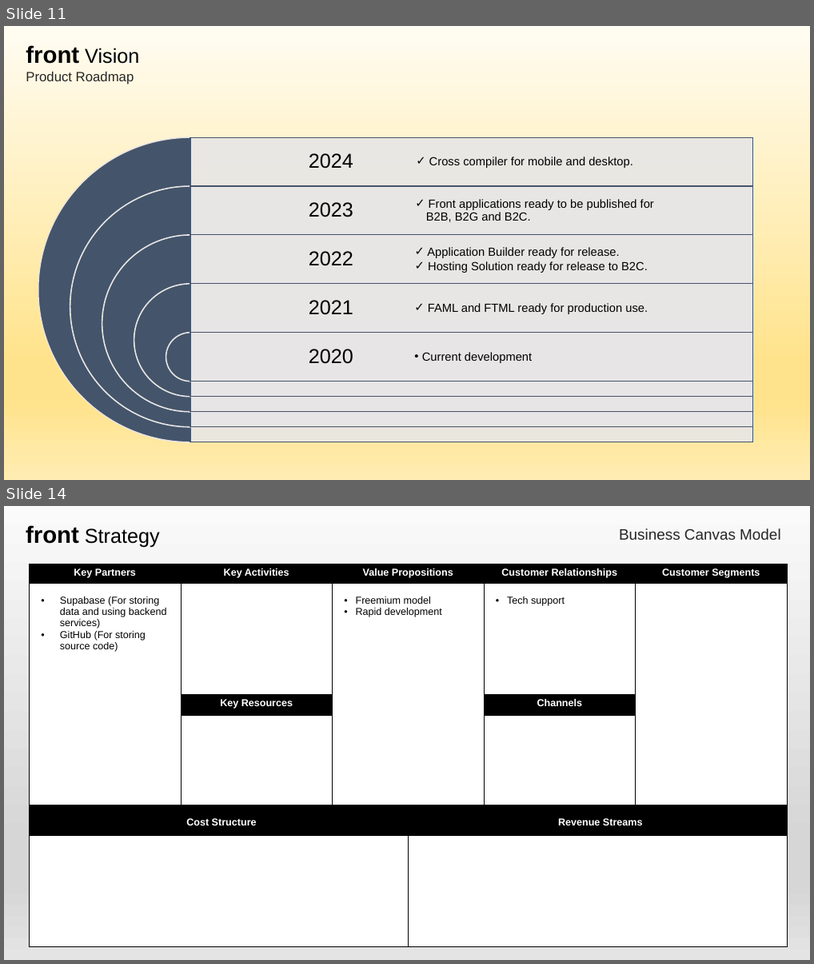
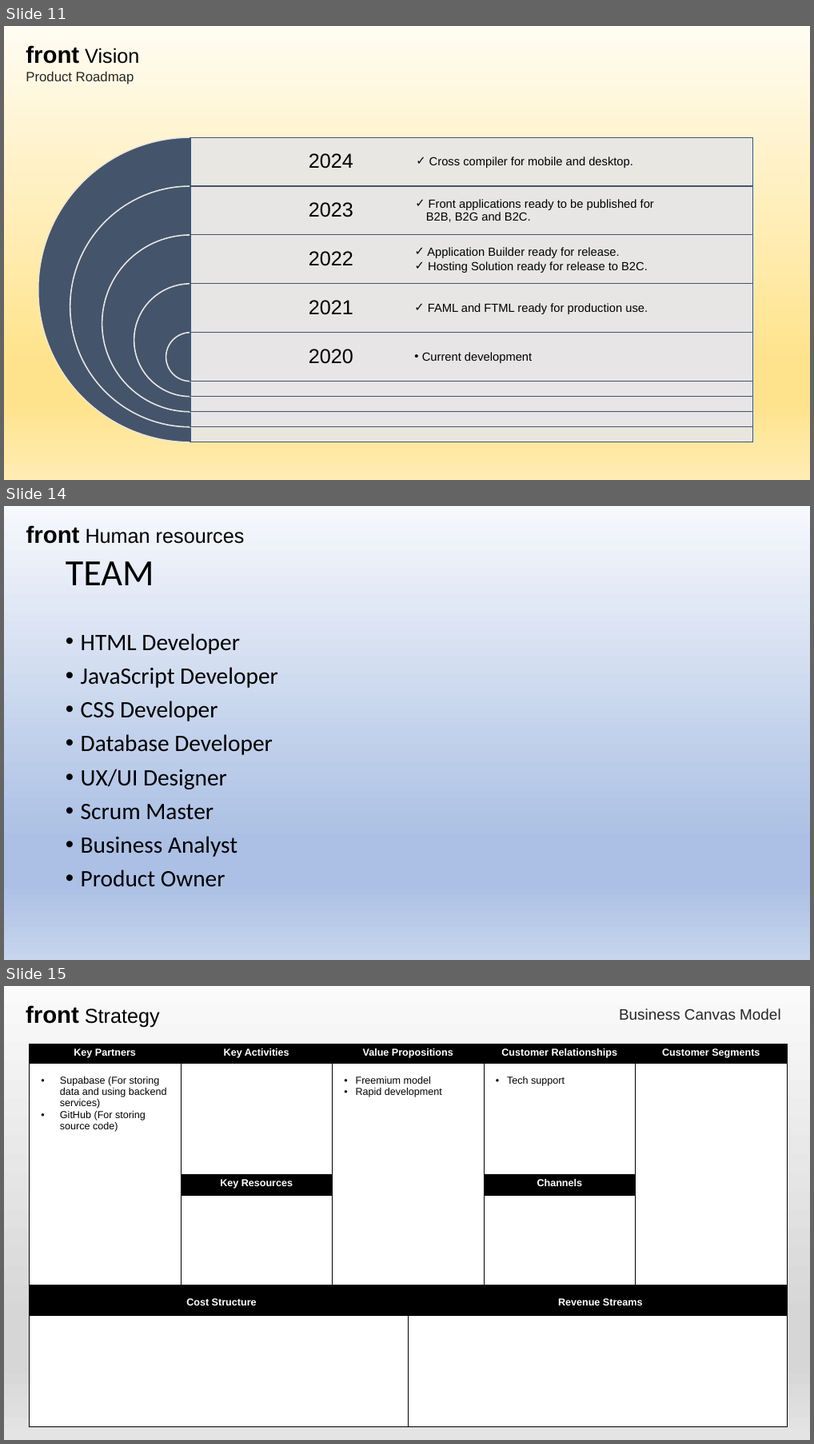
Before and after one commit to aleptra/front, a slide deck: _front.pptx. Shown one above the other, each under a label of ours: slides 11 and 14 before the commit, slides 11, 14 and 15 after it; the slides between them are not shown. The pictures are 814x964 and 814x1444 pixels, drawn with LibreOffice and Linux fonts; fonts in the diff are those of the drawing. Boxes give left, top, right and bottom in pixels: in the first picture for what was removed or moved away, otherwise in the second. Text is boxed around its words. In the diff, an @@ line names an element or a change of style, - is before the commit and + after.

```diff
--- a/_front.pptx
+++ b/_front.pptx
@@ slide 14 added at [4, 506, 810, 960], background gradient #F6F8FC to #ABC0E4 to #C7D5ED @@
@@ text added at [26, 525, 245, 544], 24 pt, text #000000 @@
+front Human resources
@@ title added at [66, 561, 154, 585], 44 pt, text #000000 @@
+TEAM
@@ text added at [81, 633, 278, 887], 28 pt, text #000000 @@
+• HTML Developer
+• JavaScript Developer
+• CSS Developer
+• Database Developer
+• UX/UI Designer
+• Scrum Master
+• Business Analyst
+• Product Owner
@@ what was slide 14 is now slide 15 @@
```
Also in this commit, not shown: 3 slides changed, 3 other slides added, 1 slide removed.
